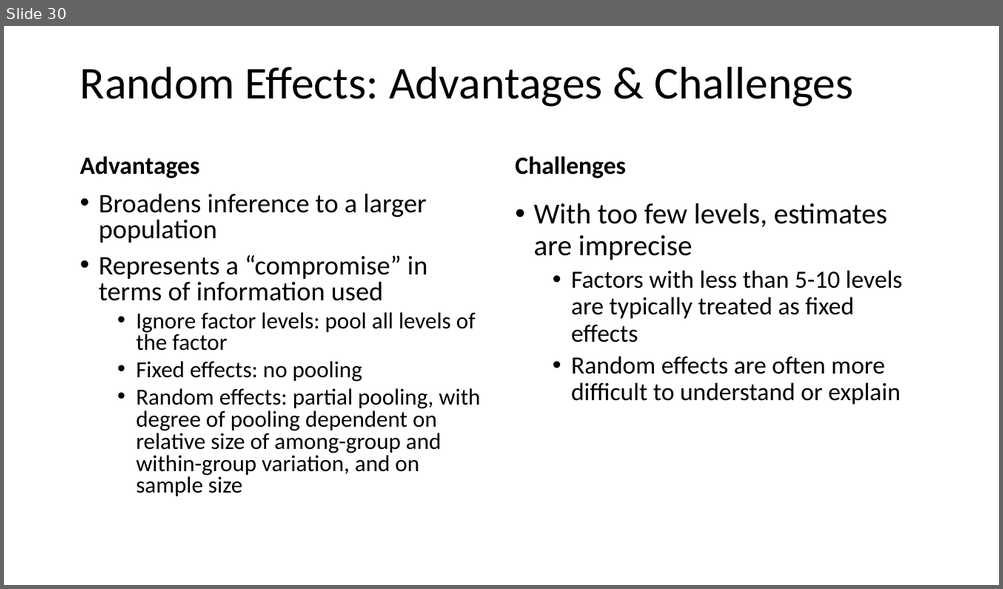
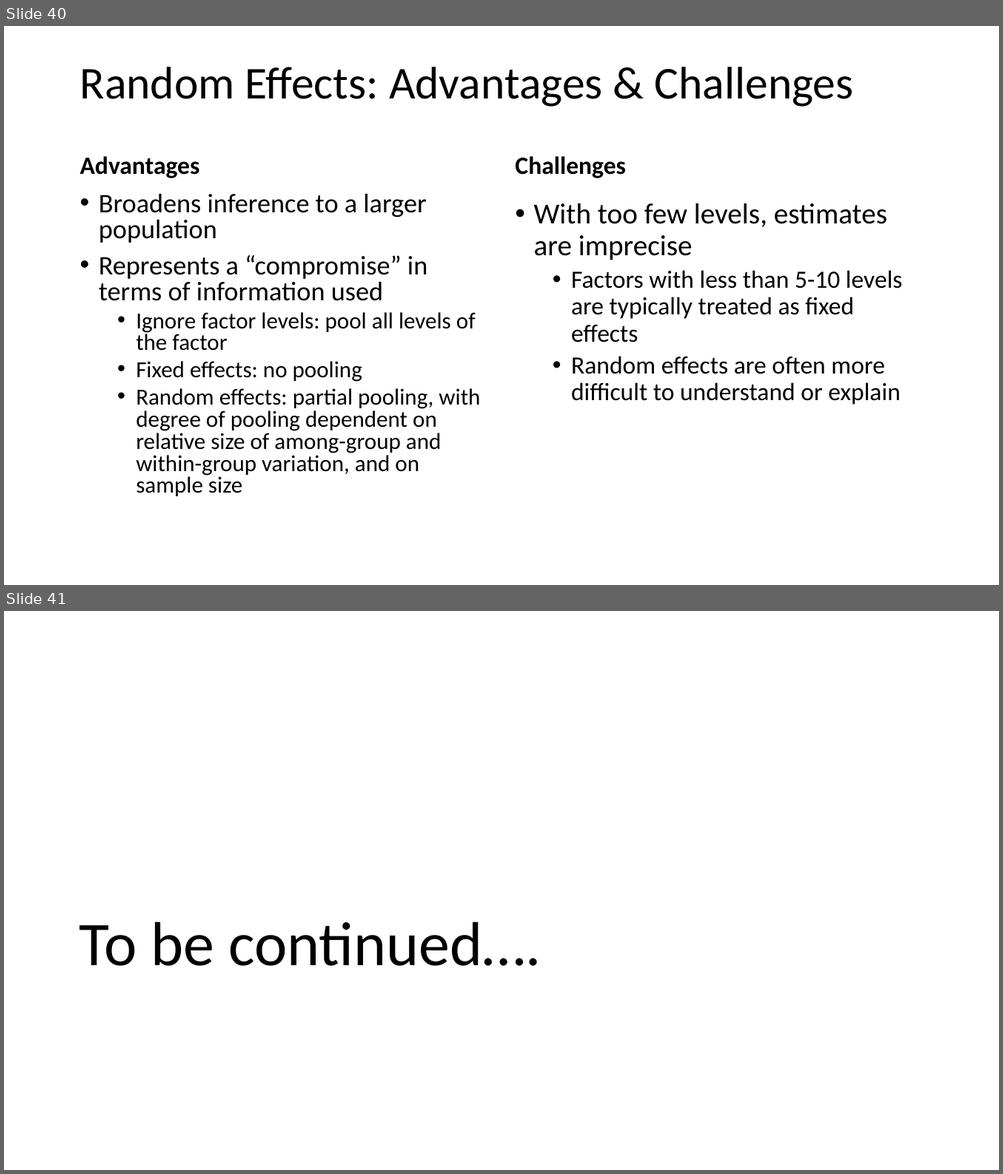
Before and after one commit to ELaBrecque-MMC/RegressionModelOverview, a slide deck: Notes/RegressionModelOverview.pptx. Shown one above the other, each under a label of ours: slide 30 before the commit, slides 40 and 41 after it. The pictures are 1003x589 and 1003x1174 pixels, drawn with LibreOffice and Linux fonts; fonts in the diff are those of the drawing. Boxes give left, top, right and bottom in pixels: in the first picture for what was removed or moved away, otherwise in the second. Text is boxed around its words. In the diff, an @@ line names an element or a change of style, - is before the commit and + after.

```diff
--- a/Notes/RegressionModelOverview.pptx
+++ b/Notes/RegressionModelOverview.pptx
@@ slide 41 added at box(4, 611, 999, 1170), background #FFFFFF @@
@@ title added at box(79, 922, 540, 966), 60 pt, text #000000 @@
+To be continued….
@@ what was slide 30 is now slide 40 @@
```
Also in this commit, not shown: 5 slides changed, 10 other slides added, 3 other files.
